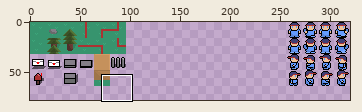
Sprite sheet, stored at data/tileset.png. The picture above shows the old version from afar; the outline marks the close-up.
Close-up. Before:
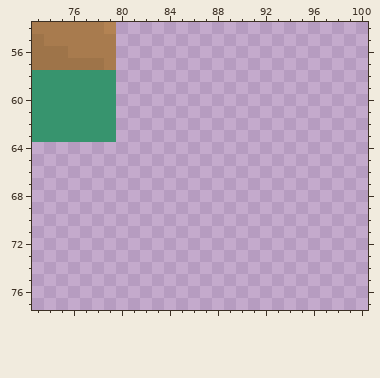
The file is 320x320 pixels. Colours within 5 levels of each other are drawn and written as one. Shown: x 73..100, y 54..77. The wide view leaves out empty margins.
The same view after the edit:
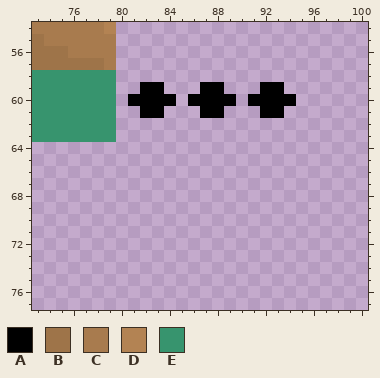
Palette (. is transparent): A #000000  B #9e7449  C #a87b4e  D #b38353  E #37946e
The exact change:
Changed rows in their new state; - is an unchanged pixel.
first column x 81:
59 -AA---AA---AA-
60 AAAA-AAAA-AAAA
61 -AA---AA---AA-
Boxes around the changes in both close-ups, in picture pixels (x1, y1, x2, y2):
added: (128, 82, 296, 118)
